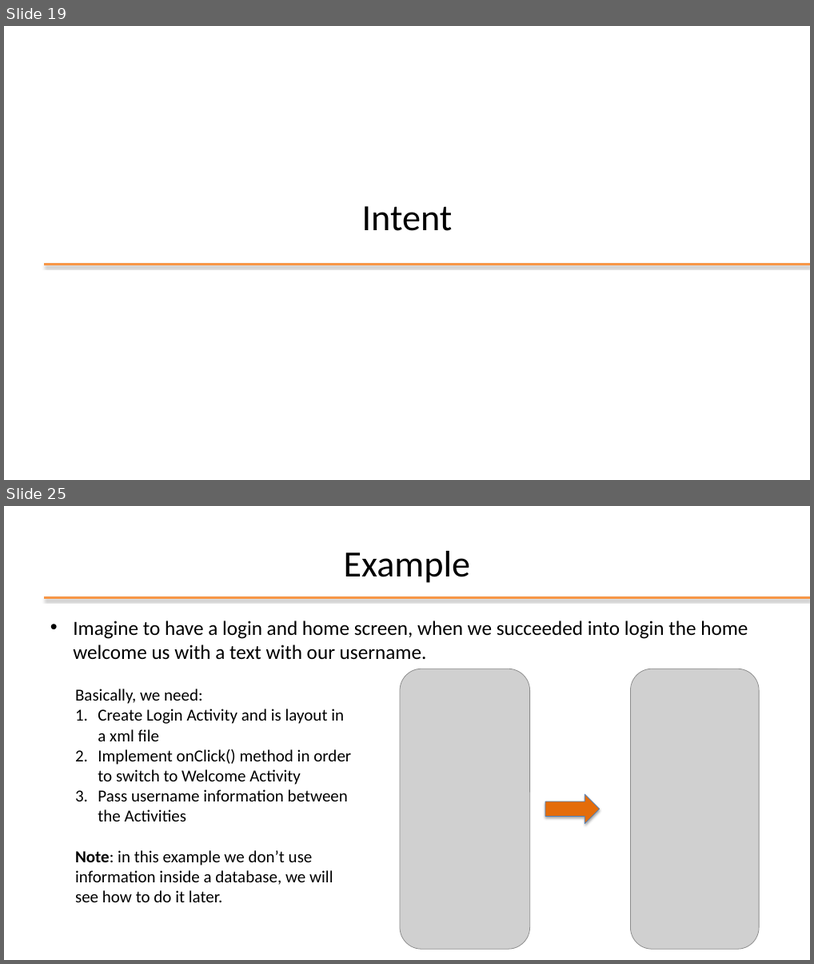
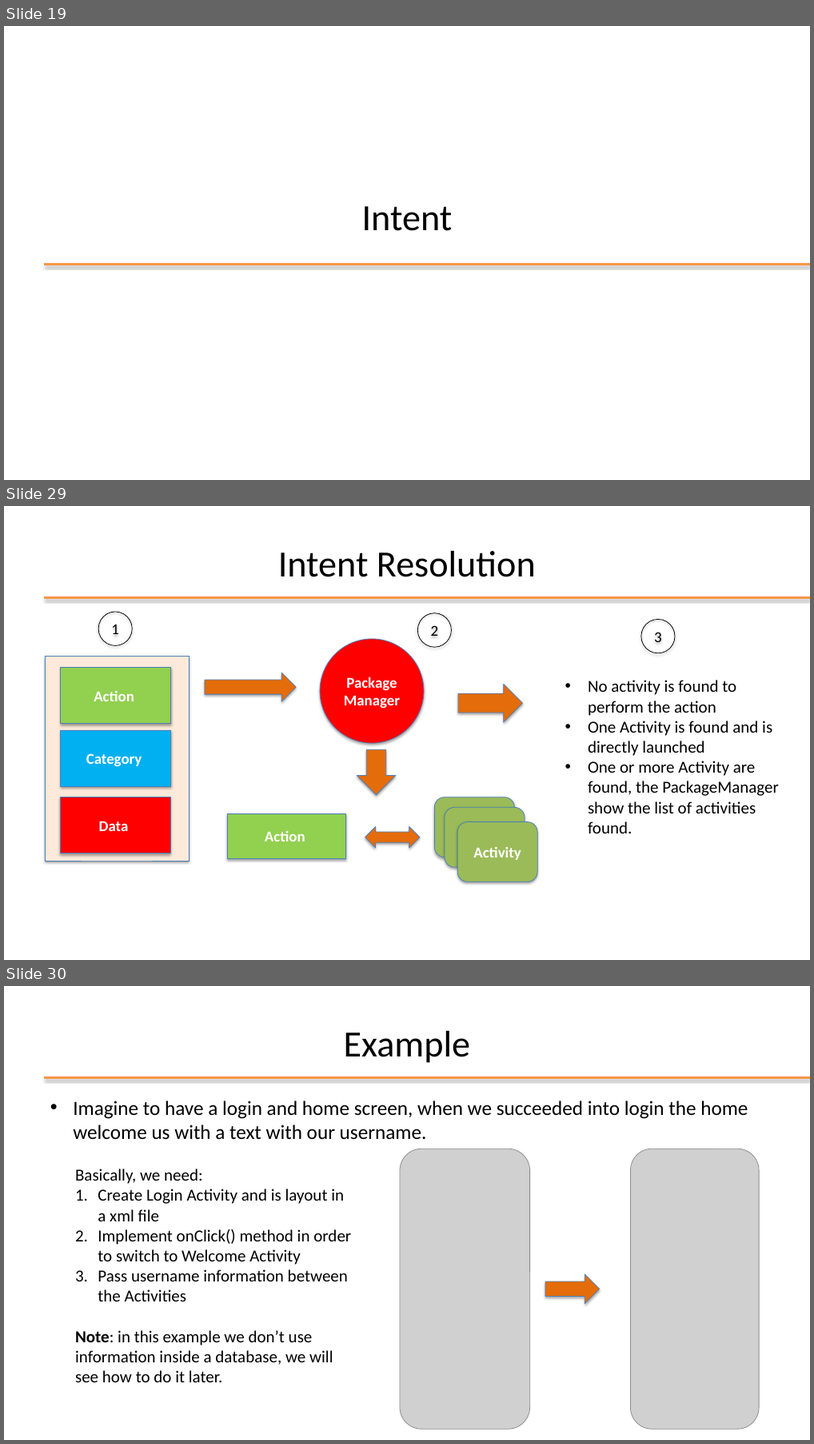
Before and after one commit to StePoli-00/Getting-started-with-Android, a slide deck: 03-Key elements of application.pptx. Shown one above the other, each under a label of ours: slides 19 and 25 before the commit, slides 19, 29 and 30 after it; the slides between them are not shown. The pictures are 814x964 and 814x1444 pixels, drawn with LibreOffice and Linux fonts; fonts in the diff are those of the drawing; grey boxes stand for pictures; background and template pictures are left out. Boxes give left, top, right and bottom in pixels: in the first picture for what was removed or moved away, otherwise in the second. Text is boxed around its words. In the diff, an @@ line names an element or a change of style, - is before the commit and + after.

```diff
--- a/03-Key elements of application.pptx
+++ b/03-Key elements of application.pptx
@@ slide 29 added at [4,506,810,960], background #FFFFFF; not listed: 1 template element that a slide beside it also shows @@
@@ title added at [278,551,536,577], 44 pt, text #000000 @@
+Intent Resolution
@@ ellipse added at [98,612,132,646], outline #000000 0.75 pt, 18 pt, text #000000 @@
+1
@@ ellipse added at [418,613,452,647], outline #000000 0.75 pt, 18 pt, text #000000 @@
+2
@@ ellipse added at [642,619,675,653], outline #000000 0.75 pt, 18 pt, text #000000 @@
+3
@@ ellipse added at [320,639,425,743], fill #FF0000, outline #4B7EBC 0.75 pt, 18 pt, text #FFFFFF, bold @@
+Package
+Manager
@@ rectangle added at [45,656,189,861], fill #FDEADA, outline #4B7EBC 0.75 pt @@
@@ rectangle added at [61,668,171,724], fill #92D050, outline #4B7EBC 0.75 pt, 18 pt, text #FFFFFF, bold @@
+Action
@@ right arrow added at [205,672,296,701], fill #E46C0A, outline #4B7EBC 0.75 pt @@
@@ right arrow added at [458,684,522,722], fill #E46C0A, outline #4B7EBC 0.75 pt @@
@@ text added at [588,680,778,833], 20 pt, text #000000 @@
+• No activity is found to perform the action
+• One Activity is found and is directly launched
+• One or more Activity are found, the PackageManager show the list of activities found.
@@ rectangle added at [61,730,171,786], fill #00B0F0, outline #4B7EBC 0.75 pt, 18 pt, text #FFFFFF, bold @@
+Category
@@ right arrow added at [357,749,396,795], fill #E46C0A, outline #4B7EBC 0.75 pt @@
@@ rectangle added at [60,797,171,853], fill #FF0000, outline #4B7EBC 0.75 pt, 18 pt, text #FFFFFF, bold @@
+Data
@@ rectangle added at [228,813,346,859], fill #92D050, outline #4B7EBC 0.75 pt, 18 pt, text #FFFFFF, bold @@
+Action
@@ rounded rectangle added at [434,797,514,857], fill #9BBB59, outline #4B7EBC 0.75 pt @@
@@ rounded rectangle added at [445,808,525,867], fill #9BBB59, outline #4B7EBC 0.75 pt @@
@@ left right arrow added at [365,827,420,848], fill #E46C0A, outline #4B7EBC 0.75 pt @@
@@ rounded rectangle added at [458,822,538,882], fill #9BBB59, outline #4B7EBC 0.75 pt, 18 pt, text #FFFFFF, bold @@
+Activity
@@ what was slide 25 is now slide 30 @@
```
Also in this commit, not shown: 5 slides changed, 6 other slides added, 2 slides removed.
